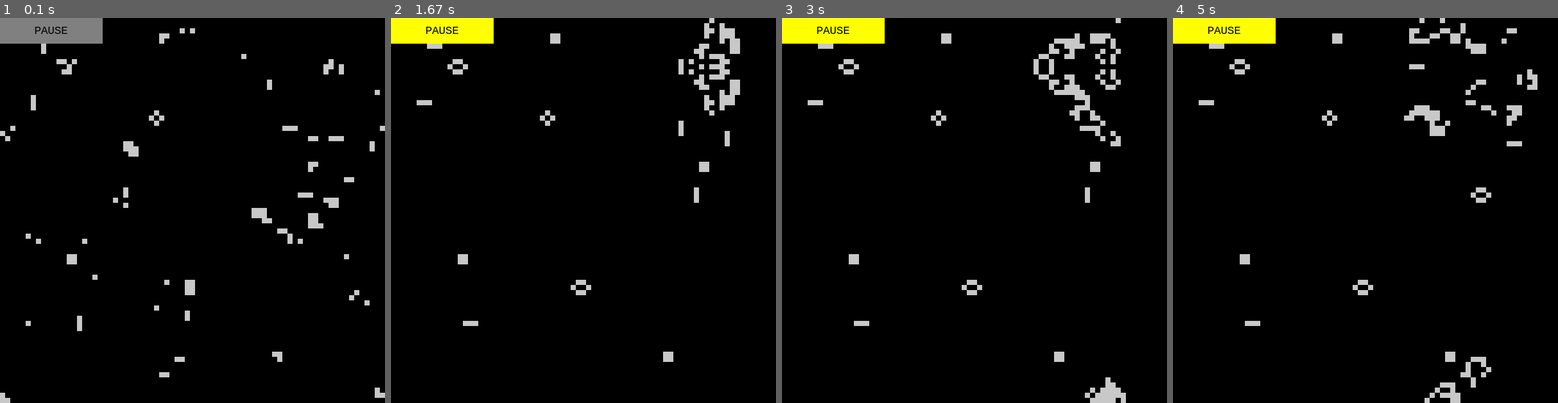
Above: before the commit, frames 1-4 (left to right).
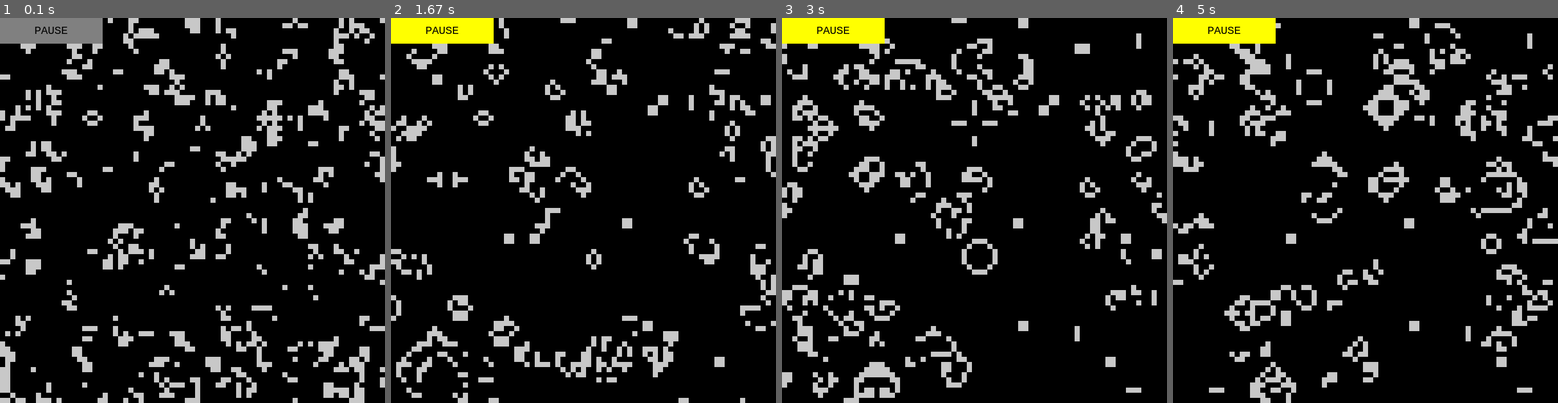
Above: after the commit, the same moments.

Repository: Karlingas/GameOfLife_Pygame
Game: pygame game, started from GameOfLife.py
Two runs of this game, one before a commit and one after it. Both use one fixed random seed, a clock stepped at 60 frames per second and the inputs below.
Inputs (mouse positions are in pixels of both pictures, inside the frame that each line leads up to):
- Up to frame 1 (0.1 s): no input
- Up to frame 2 (1.67 s): click (583, 210) at 0.42 s; click (464, 299) at 1.27 s
- Up to frame 3 (3 s): click (982, 79) at 2.1 s; click (978, 252) at 2.43 s; click (962, 145) at 2.77 s
- Up to frame 4 (5 s): click (1303, 83) at 3.1 s; click (1465, 175) at 3.43 s; click (1484, 202) at 3.77 s; click (1253, 137) at 4.6 s; click (1380, 195) at 4.93 s

The runs differ from the first frame. In frame 1, 16% of the frame differs, in the area x 0-100%, y 0-100%; in frame 2, 11%; in frame 3, 14%; in frame 4, 14%.

Commit message:
Updated README and changed the name of the generated window

Diff:
--- a/GameOfLife.py
+++ b/GameOfLife.py
@@ -1,6 +1,4 @@
-import random
-import pygame
-
+import random, pygame
 global SCREEN, CLOCK, blockSize, ev
 
 class Button():
@@ -94,13 +92,15 @@
 WHITE = (200, 200, 200)
 
 MAP_X, MAP_Y = WINDOW_WIDTH // blockSize, WINDOW_HEIGHT // blockSize
-MAP = [[Cell(random.choice([True, False]) if random.randint(0, 5) == 1 else False, [i, j]) for j in range(MAP_Y)] for i in range(MAP_X)]
+MAP = [[Cell(random.choice([True, False]) if random.randint(0, 2) == 1 else False, [i, j]) for j in range(MAP_Y)] for i in range(MAP_X)]
 
 pygame.init()
 SCREEN = pygame.display.set_mode((WINDOW_WIDTH, WINDOW_HEIGHT), pygame.RESIZABLE)
 CLOCK = pygame.time.Clock()
 paused = False
 btn = Button((255, 255, 0), 0, 0, 200, 50, text="PAUSE")
+
+pygame.display.set_caption("Game of Life - Pygame")
 
 # Bucle principal
 while True:
Not shown, changed: README.md
Binary file added: media/GOL_Screenshot.png
